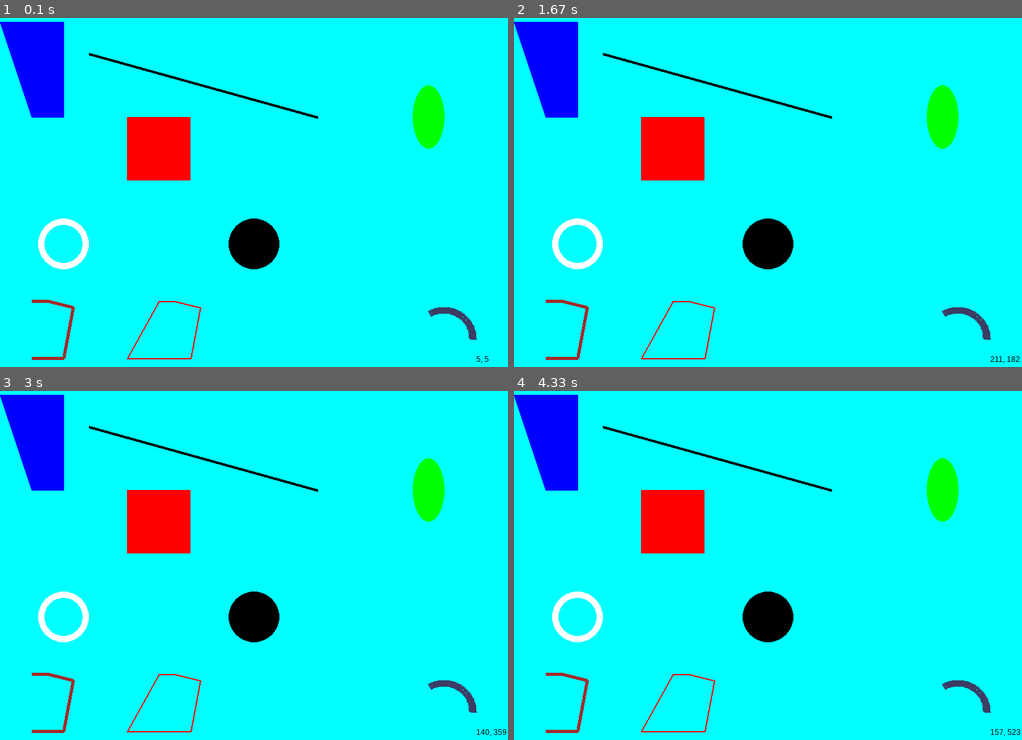
Above: before the commit, frames 1-4 (two rows, left to right).
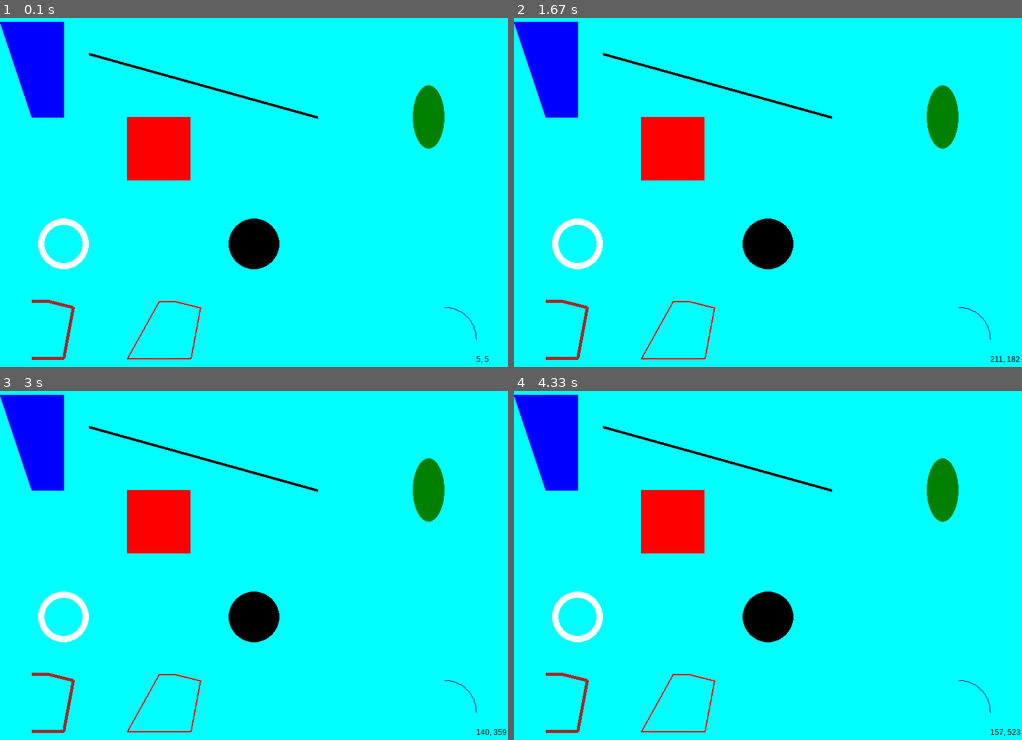
Above: after the commit, the same moments.

Repository: jedwilshire/Pygame-Drawing
Game: pygame game, started from Lesson 02/main.py
Same seed, same stepped clock (60 frames per second), same inputs: the game is played once before the commit and once after it.
Inputs (mouse positions are in pixels of both pictures, inside the frame that each line leads up to):
- Up to frame 1 (0.1 s): no input
- Up to frame 2 (1.67 s): click (768, 182) at 0.38 s; click (818, 265) at 0.72 s; click (955, 314) at 1.05 s; click (646, 105) at 1.38 s
- Up to frame 3 (3 s): click (254, 600) at 1.72 s; click (182, 474) at 2.05 s; click (431, 652) at 2.38 s; click (91, 589) at 2.72 s
- Up to frame 4 (4.33 s): click (620, 478) at 3.05 s; click (646, 621) at 3.38 s; click (950, 642) at 3.72 s; click (615, 694) at 4.05 s

The runs differ from the first frame. In frame 1, 1.1% of the frame differs, in the area x 81-94%, y 19-93%; in frame 2, 1.1%; in frame 3, 1.1%; in frame 4, 1.1%.

Commit message:
added pygame-cheat-sheet

Diff:
--- a/Lesson 02/main.py
+++ b/Lesson 02/main.py
@@ -15,10 +15,10 @@
     pygame.draw.circle(screen, BLACK, (400, 400), 40)
     pygame.draw.circle(screen, WHITE, (100, 400), 40, width = 10)
     pygame.draw.ellipse(screen, GREEN, pygame.Rect(650, 150, 50, 100))
-    pygame.draw.arc(screen, NAVYBLUE,
+    pygame.draw.arc(screen, NAVY,
                     pygame.Rect(650, 500, 100, 100),
-                    math.radians(0), math.radians(120),
-                    width = 10)
+                    math.radians(0), math.radians(90),
+                    width = 1)
     pygame.draw.line(screen, BLACK, (140, 100), (500, 200),
                      width = 4)
     pygame.draw.lines(screen, BROWN, False,
@@ -27,6 +27,7 @@
     pygame.draw.lines(screen, RED, True,
                       [(200, 580), (300, 580), (315, 500),
                        (276, 490), (250, 490)], width = 2)
+
     write_mouse_pos()
 def write_mouse_pos():
     x, y = pygame.mouse.get_pos()
--- a/Lesson 02/settings.py
+++ b/Lesson 02/settings.py
@@ -3,15 +3,21 @@
 HEIGHT = 600
 
 #            R    G    B
-BLACK    = (  0,   0,   0)
-GRAY     = (100, 100, 100)
-NAVYBLUE = ( 60,  60, 100)
-WHITE    = (255, 255, 255)
-RED      = (255,   0,   0)
-GREEN    = (  0, 255,   0)
-BLUE     = (  0,   0, 255)
-YELLOW   = (255, 255,   0)
-ORANGE   = (255, 128,   0)
-PURPLE   = (255,   0, 255)
-CYAN     = (  0, 255, 255)
-BROWN    = (165,  42,  42)
+BLACK     = (  0,  0,  0)
+BLUE      = (  0,  0,255)
+BROWN     = (165, 42, 42)
+CYAN      = (  0,255,255)
+DARKGREEN = (  0,100,  0)
+GOLD      = (255,215,  0)
+GRAY      = (100,100,100)
+GREEN     = (  0,128,  0)
+INDIGO    = ( 75,  0,130)
+MAGENTA   = (255,  0,255)
+NAVY      = (  0,  0,128)
+LIME      = (  0,255,  0)
+ORANGE    = (255,128,  0)
+PURPLE    = (255,  0,255)
+RED       = (255,  0,  0)
+VIOLET    = (238,130,238)
+WHITE     = (255,255,255)
+YELLOW    = (255,255,  0)
Not shown, added: pygame-cheat-sheet.docx
Not shown, added: pygame-cheat-sheet.pdf
